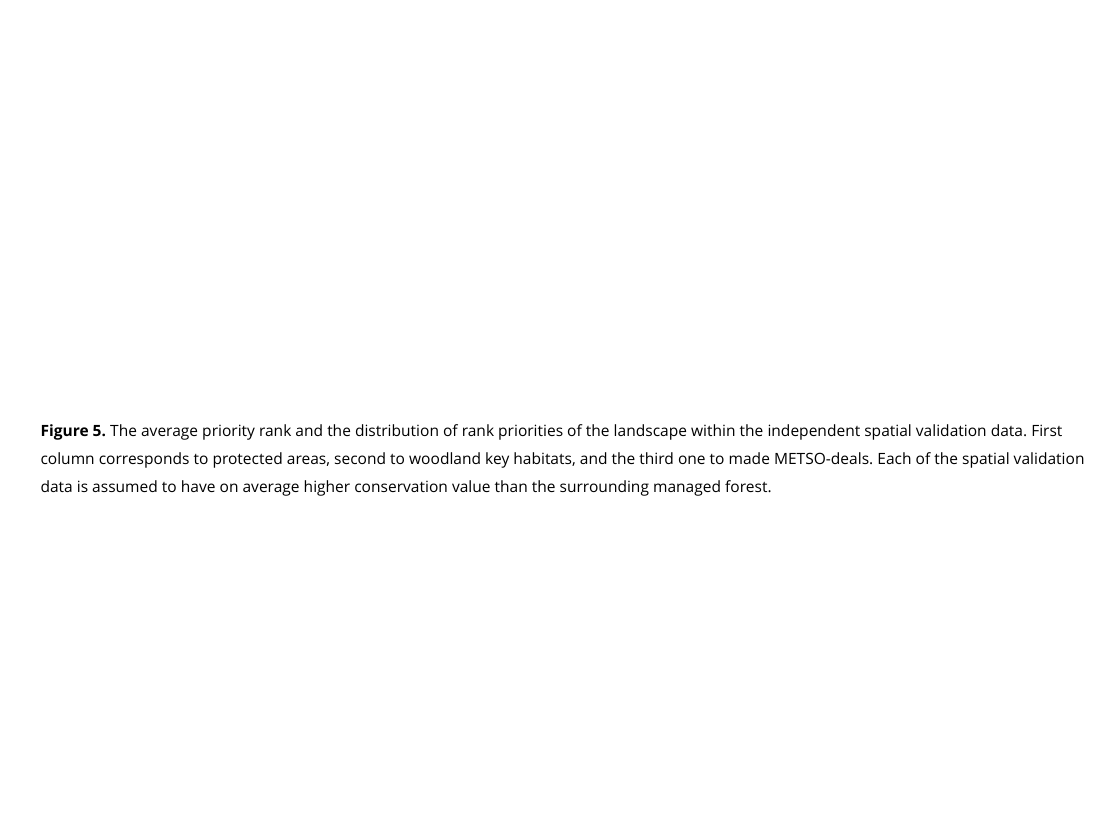
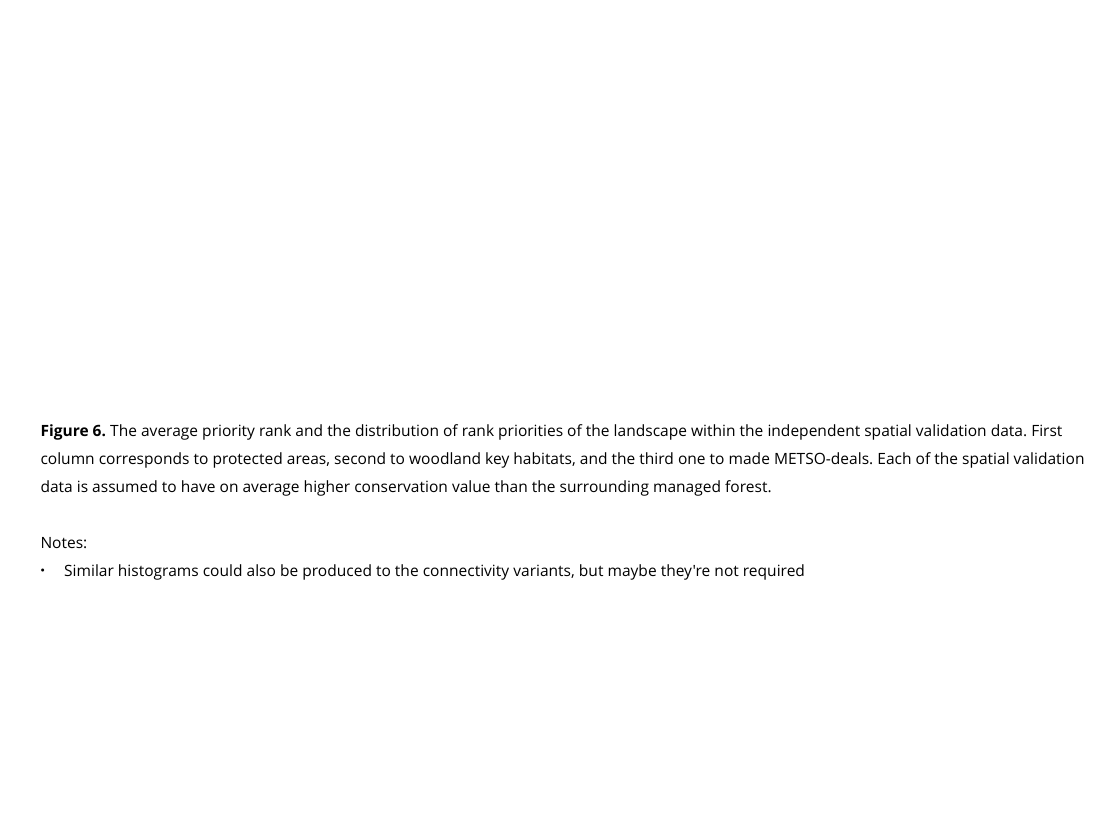
Before and after one commit to jlehtoma/validityms, a slide deck: slide 36 of reports/validity_ms_outline.ppt (slide 34 before the commit). Drawn at 1120x840 pixels with LibreOffice and Linux fonts; fonts in the diff are those of the drawing. Boxes give left, top, right and bottom in pixels: in the first picture for what was removed or moved away, otherwise in the second. Text is boxed around its words. In the diff, an @@ line names an element or a change of style, - is before the commit and + after.

```diff
--- a/reports/validity_ms_outline.ppt
+++ b/reports/validity_ms_outline.ppt
@@ text at (41,424,1085,580): text changed @@
-Figure 5. The average priority rank and the distribution of rank priorities of the landscape within the independent spatial validation data. First column corresponds to protected areas, second to woodland key habitats, and the third one to made METSO-deals. Each of the spatial validation data is assumed to have on average higher conservation value than the surrounding managed forest.
+Figure 6. The average priority rank and the distribution of rank priorities of the landscape within the independent spatial validation data. First column corresponds to protected areas, second to woodland key habitats, and the third one to made METSO-deals. Each of the spatial validation data is assumed to have on average higher conservation value than the surrounding managed forest.
+Notes:
+● Similar histograms could also be produced to the connectivity variants, but maybe they're not required
```
Also in this commit, not shown: 23 other slides changed, 14 slides added, 9 slides removed.
